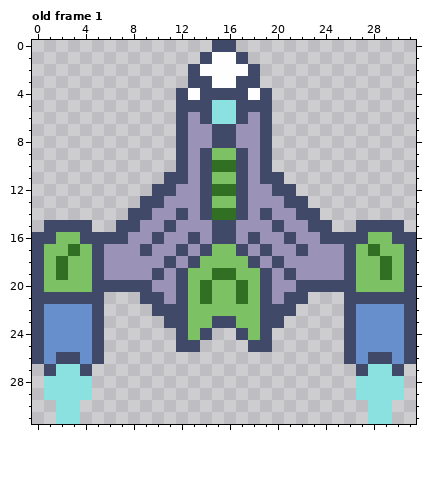
Pixel-art file -- art/ship001.aseprite. The picture above was drawn from the file before the commit.
32x32 pixels, 1 frame. Shown: old frame 1. The commit also changed other frames, which this record leaves out.
The result:
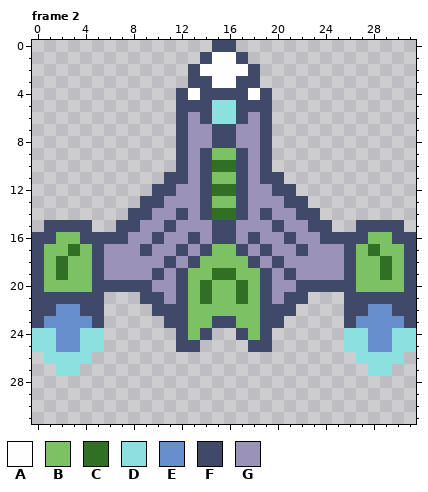
Palette (. is transparent): A #fefefe  B #7cc264  C #316f23  D #8be1e0  E #678fcb  F #404a68  G #9a93b7
A new or re-ordered frame is compared with the old frame closest to it.
Change:
frames 1 -> 3
Frame 2 is new; against old frame 1:
The author changed colour E to colour D in rows 24 to 26 at x 1, 4, 27 and 30.
The author changed colour F to colour D in rows 24 to 25 at x 0, 5, 26 and 31; in row 26 at x 2 to 3 and 28 to 29.
The author changed colour E to colour F in row 22 at x 1, 4, 27 and 30.
Colour D is removed in rows 28 to 29 at x 1 to 4 and 27 to 30; in rows 30 to 31 at x 2 to 3 and 28 to 29.
Colour F is removed in row 26 at x 0, 5, 26 and 31; in row 27 at x 1, 4, 27 and 30.
